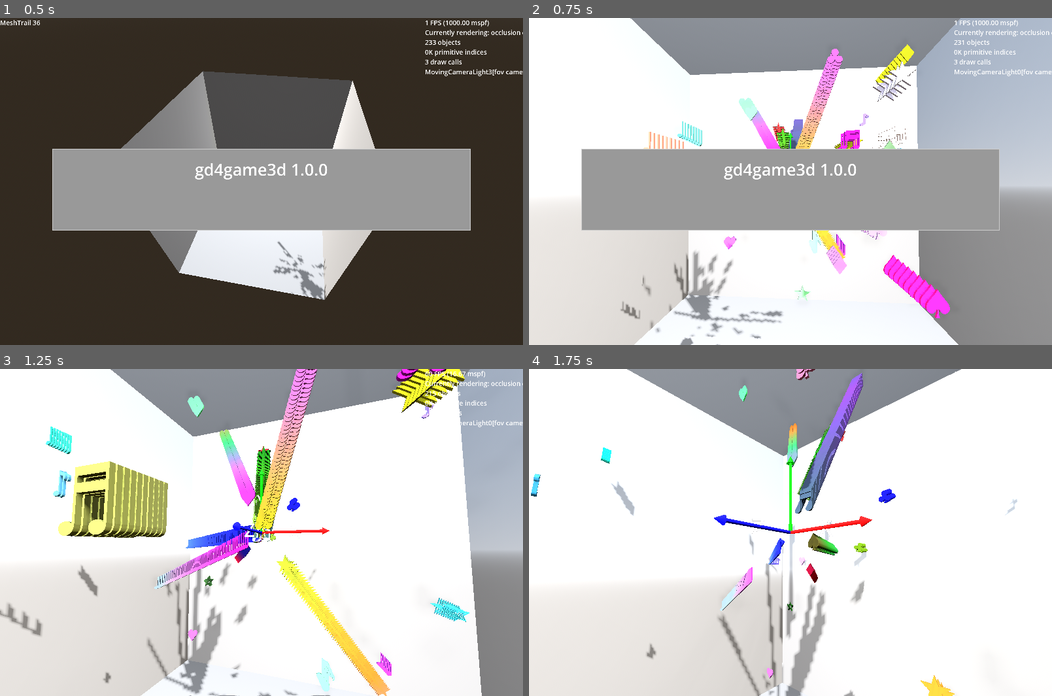
Above: before the commit, frames 1-4 (two rows, left to right).
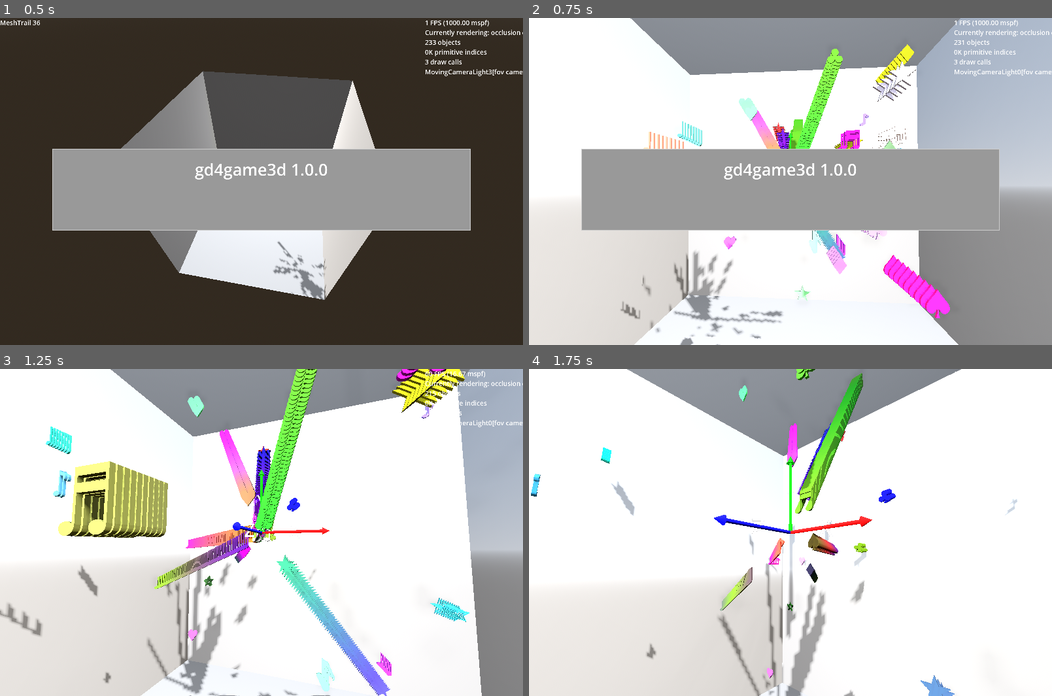
Above: after the commit, the same moments.

Repository: kasworld/gd4game3d
Game: Godot game, scene res://main.tscn
The game is run twice, just before and just after one commit, with the same random seed, the same clock (stepped at 60 frames per second) and the same inputs.
Inputs (mouse positions are in pixels of both pictures, inside the frame that each line leads up to):
- Up to frame 1 (0.5 s): no input
- Up to frame 2 (0.75 s): tap Enter at 0.5 s; move the mouse to (905, 165) at 0.52 s; hold Right from 0.53 s (still down); tap Q at 0.6 s; click (905, 165) at 0.67 s
- Up to frame 3 (1.25 s): keep holding Right
- Up to frame 4 (1.75 s): move the mouse to (685, 548) at 1.27 s; release Right at 1.28 s; hold Down from 1.28 s (still down); tap E at 1.35 s

Frame 1 is identical in both runs. In frame 2, 1.4% of the frame differs, in the area x 42-61%, y 9-74%; in frame 3, 5.2%, in the area x 29-75%, y 0-100%; in frame 4, 2.4%.

Commit message:
use MultiMeshShape

Diff:
--- a/mesh_trail/mesh_trail.gd
+++ b/mesh_trail/mesh_trail.gd
@@ -1,4 +1,4 @@
-extends Node3D
+extends MultiMeshShape
 class_name MeshTrail
 
 static func NewMeshByType(mesh_type , r :float) -> Mesh:
@@ -45,14 +45,14 @@
 # for ColorChange.MeshGradient
 var color_from :Color # or current color
 var color_to :Color
-var color_progress :int # 0 to mesh_count-1
+var color_progress :int # 0 to inst_count-1
 func get_color_MeshGradient() -> Color:
 	color_progress += 1
-	if color_progress >= $MultiMeshInstance3D.multimesh.instance_count:
+	if color_progress >= multimesh.instance_count:
 		color_from = color_to
 		color_to = get_random_color_fn.call()
 		color_progress = 0
-	return lerp(color_from, color_to, float(color_progress)/float($MultiMeshInstance3D.multimesh.instance_count))
+	return lerp(color_from, color_to, float(color_progress)/float(multimesh.instance_count))
 
 func set_ColorChange_MeshGradient() -> MeshTrail:
 	color_change_mode = ColorChange.MeshGradient
@@ -93,7 +93,7 @@
 var current_rotation_velocity :float
 var rotation_velocity_deviation :float
 
-func init(bounce_fn_a :Callable, radius_a :float, mesh_count :int, mesh_type, initial_pos :Vector3, rotation_velocity_deviation_a :float = 4*PI) -> MeshTrail:
+func init(bounce_fn_a :Callable, radius_a :float, inst_count :int, mesh_type, initial_pos :Vector3, rotation_velocity_deviation_a :float = 4*PI) -> MeshTrail:
 	radius = radius_a
 	bounce_fn = bounce_fn_a
 	rotation_velocity_deviation = rotation_velocity_deviation_a
@@ -102,28 +102,13 @@
 	head_velocity = Vector3( (randf()-0.5)*speed_max, (randf()-0.5)*speed_max, (randf()-0.5)*speed_max)
 	color_from = get_random_color_fn.call()
 	color_to = get_random_color_fn.call()
-	make_mat_multi(NewMeshByType(mesh_type,radius), mesh_count, initial_pos)
+	init_with_alpha(NewMeshByType(mesh_type,radius), inst_count, 1.0, initial_pos)
 	return self
 
 func set_speed(mins :float, maxs :float) -> MeshTrail:
 	speed_max = maxs
 	speed_min = mins
 	return self
-
-func make_mat_multi(mesh :Mesh, count :int, initial_pos:Vector3):
-	var mat := StandardMaterial3D.new()
-	mat.albedo_color = Color.WHITE
-	mat.vertex_color_use_as_albedo = true
-	mesh.material = mat
-	$MultiMeshInstance3D.multimesh.mesh = mesh
-	# Then resize (otherwise, changing the format is not allowed).
-	$MultiMeshInstance3D.multimesh.instance_count = count
-	$MultiMeshInstance3D.multimesh.visible_instance_count = count
-
-	for i in $MultiMeshInstance3D.multimesh.visible_instance_count:
-		set_color_by_mode(i, initial_pos)
-		var t := Transform3D(Basis(), initial_pos)
-		$MultiMeshInstance3D.multimesh.set_instance_transform(i,t)
 
 func set_color_by_mode(inst_index :int, pos :Vector3) -> void:
 	var co :Color
@@ -134,21 +119,21 @@
 			co = color_from
 		ColorChange.MeshGradient:
 			co = get_color_MeshGradient()
-	$MultiMeshInstance3D.multimesh.set_instance_color(inst_index, co)
+	multimesh.set_instance_color(inst_index, co)
 
 func set_multi_pos_rot(i :int, pos :Vector3, axis :Vector3, rot :float) -> void:
 	var t := Transform3D(Basis(), pos)
 	t = t.rotated_local(axis, rot)
-	$MultiMeshInstance3D.multimesh.set_instance_transform(i,t )
+	multimesh.set_instance_transform(i,t )
 
 func move(delta :float) -> void:
 	var old_cursor := obj_cursor
 	obj_cursor +=1
-	obj_cursor %= $MultiMeshInstance3D.multimesh.instance_count
+	obj_cursor %= multimesh.instance_count
 	_move_trail(delta, old_cursor, obj_cursor)
 
 func _move_trail(delta: float, oldi :int, newi:int) -> void:
-	var oldpos :Vector3 = $MultiMeshInstance3D.multimesh.get_instance_transform(oldi).origin
+	var oldpos :Vector3 = multimesh.get_instance_transform(oldi).origin
 	var newpos :Vector3 = oldpos + head_velocity * delta
 	var bn = bounce_fn.call(oldpos,newpos,radius)
 	for i in 3:
--- a/mesh_trail/mesh_trail.tscn
+++ b/mesh_trail/mesh_trail.tscn
@@ -1,14 +1,11 @@
 [gd_scene load_steps=3 format=3 uid="uid://cy34xu36jq84y"]
 
-[ext_resource type="Script" uid="uid://dtntmrnos3ie" path="res://mesh_trail/mesh_trail.gd" id="1_8pbi7"]
+[ext_resource type="Script" uid="uid://dtntmrnos3ie" path="res://mesh_trail/mesh_trail.gd" id="1_0ntik"]
 
 [sub_resource type="MultiMesh" id="MultiMesh_0ntik"]
 resource_local_to_scene = true
-transform_format = 1
-use_colors = true
 
-[node name="MeshTrail" type="Node3D"]
-script = ExtResource("1_8pbi7")
-
-[node name="MultiMeshInstance3D" type="MultiMeshInstance3D" parent="."]
+[node name="MeshTrail" type="MultiMeshInstance3D"]
 multimesh = SubResource("MultiMesh_0ntik")
+script = ExtResource("1_0ntik")
+metadata/_custom_type_script = "uid://brthvnlbu6c53"
